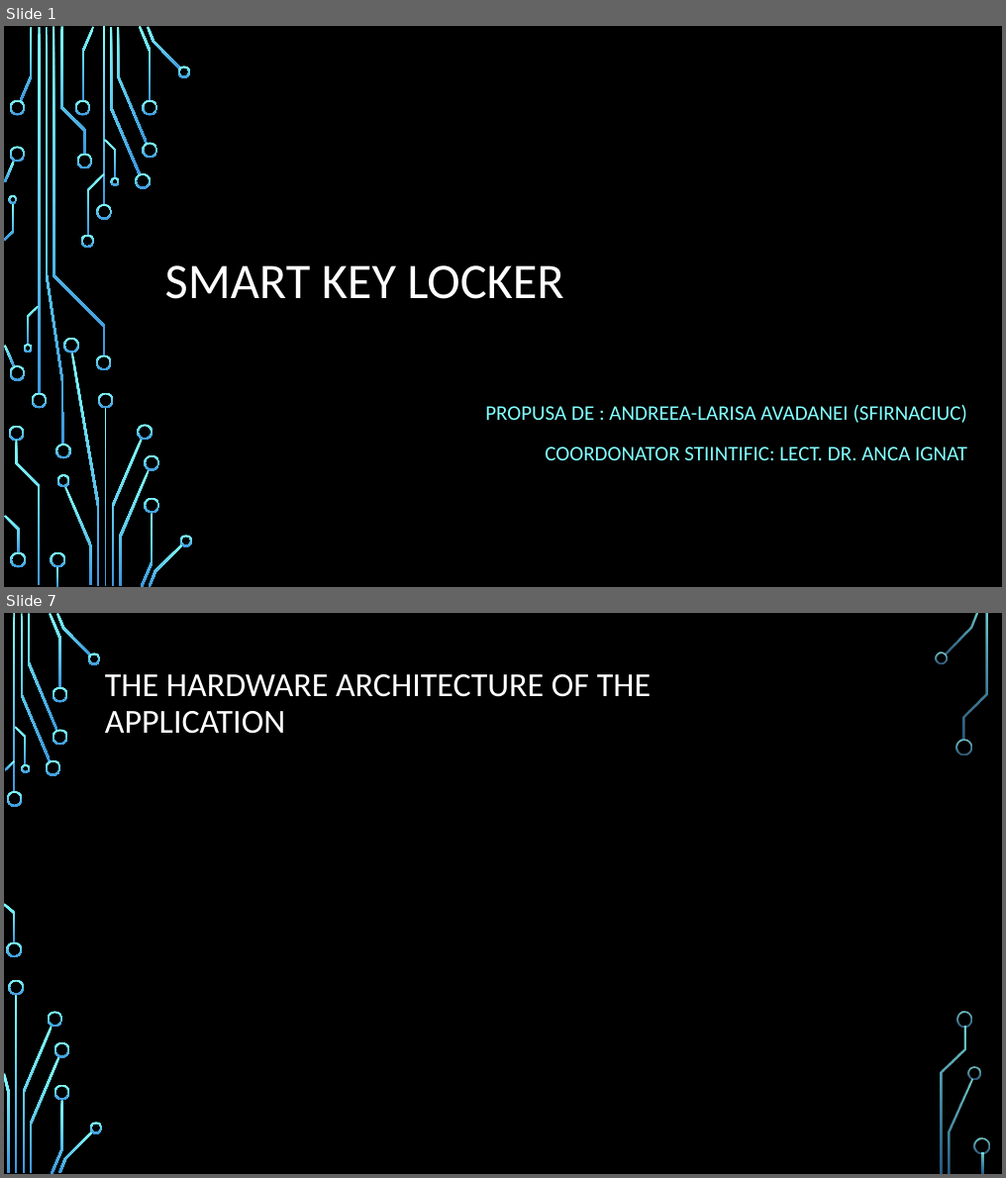
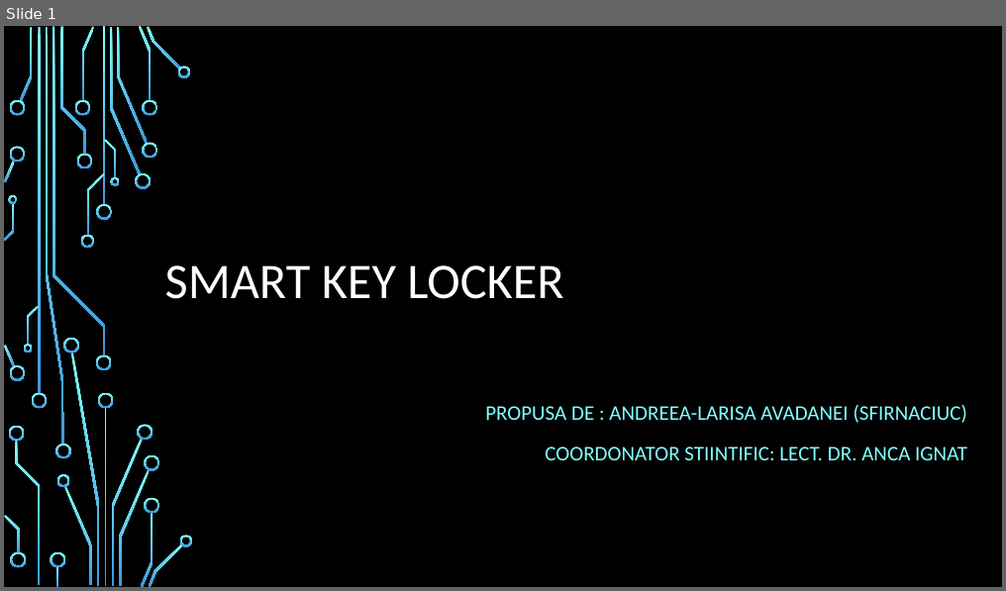
Before and after one commit to ALarissa/Licenta2019--Avadanei-Andreea-Larisa, a slide deck: Smart key locker.pptx. Shown one above the other, each under a label of ours: slides 1 and 7 before the commit, slide 1 after it; the slides between them are not shown. The pictures are 1006x1178 and 1006x591 pixels, drawn with LibreOffice and Linux fonts; fonts in the diff are those of the drawing; background and template pictures are left out. Boxes give left, top, right and bottom in pixels: in the first picture for what was removed or moved away, otherwise in the second. Text is boxed around its words. In the diff, an @@ line names an element or a change of style, - is before the commit and + after.

```diff
--- a/Smart key locker.pptx
+++ b/Smart key locker.pptx
@@ slide 7 removed at [4,613,1002,1174], background picture (left out) @@
@@ title removed at [105,674,650,734] @@
-THE HARDWARE ARCHITECTURE OF THE
-APPLICATION
@@ group removed at [4,613,990,1174]: 33 freeform shapes, 3 rectangles @@
```
Also in this commit, not shown: 3 slides changed, 6 slides added, 4 other slides removed.
